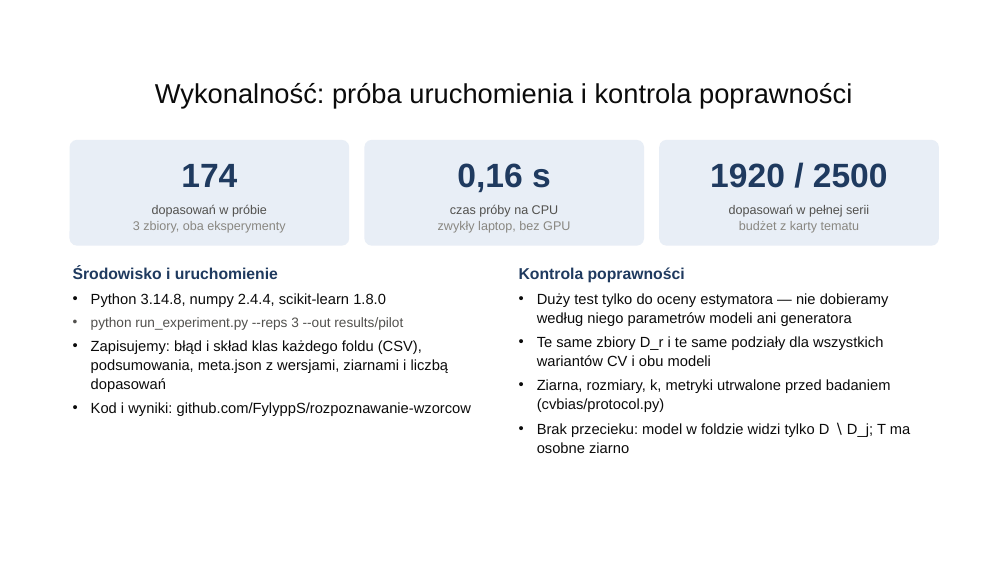
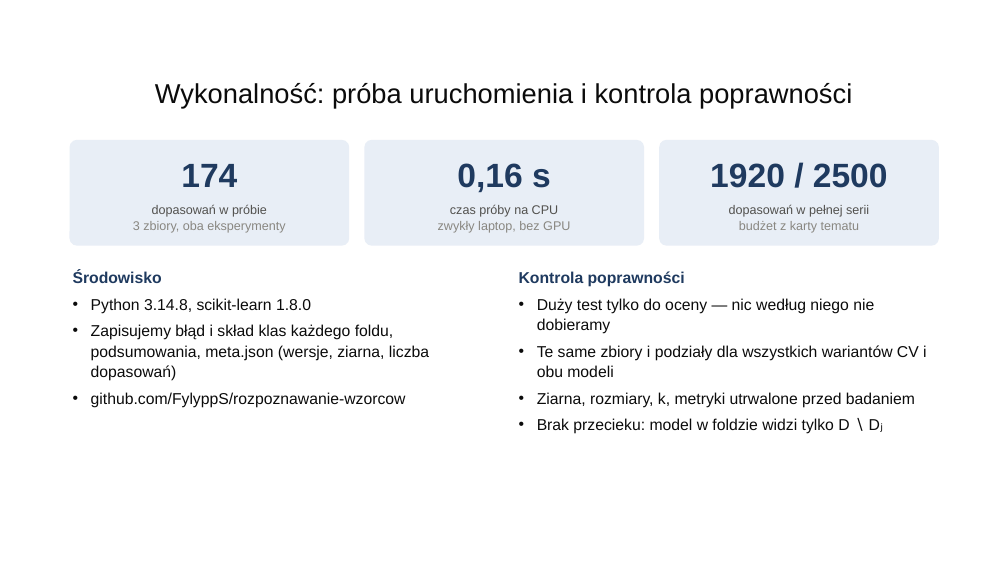
Before and after one commit to FylyppS/rozpoznawanie-wzorcow, a slide deck: slide 10 of etap1/slajdy-etap1.pptx. Drawn at 1008x567 pixels with LibreOffice and Linux fonts; fonts in the diff are those of the drawing; background and template pictures are left out. Boxes give left, top, right and bottom in pixels: in the first picture for what was removed or moved away, otherwise in the second. Text is boxed around its words. In the diff, an @@ line names an element or a change of style, - is before the commit and + after.

```diff
--- a/etap1/slajdy-etap1.pptx
+++ b/etap1/slajdy-etap1.pptx
@@ text at bbox=[73, 270, 429, 408]: text changed; size 14 to 15 pt @@
-Środowisko i uruchomienie
-• Python 3.14.8, numpy 2.4.4, scikit‑learn 1.8.0
-• python run_experiment.py --reps 3 --out results/pilot
-• Zapisujemy: błąd i skład klas każdego foldu (CSV), podsumowania, meta.json z wersjami, ziarnami i liczbą dopasowań
-• Kod i wyniki: github.com/FylyppS/rozpoznawanie-wzorcow
+Środowisko
+• Python 3.14.8, scikit‑learn 1.8.0
+• Zapisujemy błąd i skład klas każdego foldu, podsumowania, meta.json (wersje, ziarna, liczba dopasowań)
+• github.com/FylyppS/rozpoznawanie-wzorcow
@@ text at bbox=[519, 271, 685, 287]: more space between paragraphs @@
@@ text at bbox=[537, 298, 926, 434]: text changed; size 14 to 15 pt @@
-• Duży test tylko do oceny estymatora — nie dobieramy według niego parametrów modeli ani generatora
-• Te same zbiory D_r i te same podziały dla wszystkich wariantów CV i obu modeli
-• Ziarna, rozmiary, k, metryki utrwalone przed badaniem (cvbias/protocol.py)
-• Brak przecieku: model w foldzie widzi tylko D ∖ D_j; T ma osobne ziarno
+• Duży test tylko do oceny — nic według niego nie dobieramy
+• Te same zbiory i podziały dla wszystkich wariantów CV i obu modeli
+• Ziarna, rozmiary, k, metryki utrwalone przed badaniem
+• Brak przecieku: model w foldzie widzi tylko D ∖ Dⱼ
```
Also in this commit, not shown: 8 other slides changed, 1 slide added, 2 slides removed, 2 other files.
